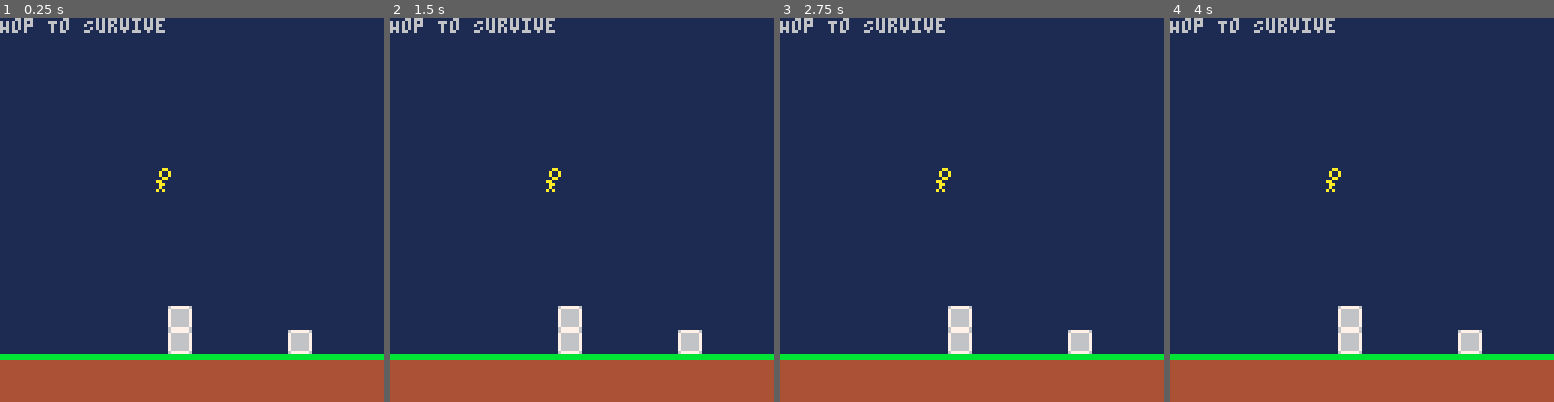
Above: before the commit, frames 1-4 (left to right).
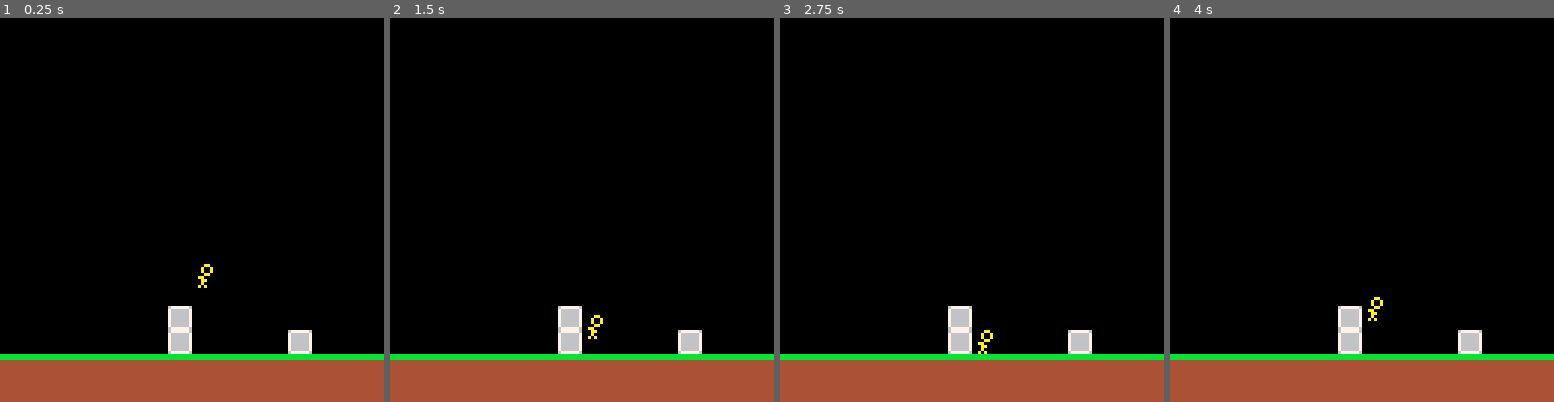
Above: after the commit, the same moments.

Repository: ruby-yacht/sietch-8
Game: PICO-8 cartridge hop.p8
Same seed, same stepped clock (60 frames per second), same inputs: the game is played once before the commit and once after it.
Inputs:
- Up to frame 1 (0.25 s): no input
- Up to frame 2 (1.5 s): tap O (Z key) at 0.33, 0.7, 1.43 s
- Up to frame 3 (2.75 s): tap O (Z key) at 2.22 s
- Up to frame 4 (4 s): tap O (Z key) at 3.1, 3.98 s

The runs differ from the first frame. In frame 1, 86% of the frame differs, in the area x 0-100%, y 0-88%; in frame 2, 86%; in frame 3, 86%; in frame 4, 86%.

Commit message:
Player can bounce. Starting support for multiple players

Diff:
--- a/hop.p8
+++ b/hop.p8
@@ -12,6 +13,9 @@
 00700700000aa0004444444444444444766666670000000000000000000000000000000000000000000000000000000000000000000000000000000000000000
 00000000000a00004444444444444444766666670000000000000000000000000000000000000000000000000000000000000000000000000000000000000000
 0000000000a0a0004444444444444444677777760000000000000000000000000000000000000000000000000000000000000000000000000000000000000000
+__gff__
+0000010000000000000000000000000000000000000000000000000000000000000000000000000000000000000000000000000000000000000000000000000000000000000000000000000000000000000000000000000000000000000000000000000000000000000000000000000000000000000000000000000000000000
+0000000000000000000000000000000000000000000000000000000000000000000000000000000000000000000000000000000000000000000000000000000000000000000000000000000000000000000000000000000000000000000000000000000000000000000000000000000000000000000000000000000000000000
 __map__
 0000000000000000000000000000000000000000000000000000000000000000000000000000000000000000000000000000000000000000000000000000000000000000000000000000000000000000000000000000000000000000000000000000000000000000000000000000000000000000000000000000000000000000
 0000000000000000000000000000000000000000000000000000000000000000000000000000000000000000000000000000000000000000000000000000000000000000000000000000000000000000000000000000000000000000000000000000000000000000000000000000000000000000000000000000000000000000
--- a/test.lua
+++ b/test.lua
@@ -1,17 +1,65 @@
+-- Constants
+local GRAVITY = 0.5  -- Gravity value
+local BOUNCE_FACTOR = -0.8  -- Factor to bounce back after collision
+
+local players = {}
+local playerCount = 0
+
 function _init()
     cls(1)
     print("Hop To Survive");
+    initPlayers(1)
    end
 
 function _update()
+    updatePlayers()
 
+    if btnp(4) then  -- 'Z' key
+        bouncePlayers()
+    end
 end
 
 function _draw()
+    cls()
     map(0,0,0,0,16,16)
-    drawYoMama()
+    drawPlayers()
 end
 
-function drawYoMama()
-    spr(1, 50, 50)
+function drawPlayers()
+    for _, player in ipairs(players) do
+        spr(1, player.x, player.y)
+    end
 end
+
+function updatePlayers()
+    for _, player in ipairs(players) do
+        player.vy = player.vy + GRAVITY
+
+        player.y = player.y + player.vy
+
+               -- Check collision with ground (assuming ground level is at y = 120)
+        if player.y + player.height >= 112 then
+            player.y = 112 - player.height
+            player.vy = player.vy * BOUNCE_FACTOR
+            player.onGround = true
+        else
+            player.onGround = false
+        end
+    end
+end
+
+-- Function to handle players' bouncing
+function bouncePlayers()
+    for _, player in ipairs(players) do
+        if player.onGround then
+            player.vy = player.vy * BOUNCE_FACTOR + 5
+        end
+    end
+end
+
+function initPlayers(count)
+    playerCount = count
+    for i = 1, count do
+        players[i] = {x = 64, y = 64, width = 8, height = 8, vx = 0, vy = 0, onGround = false}
+    end
+end
